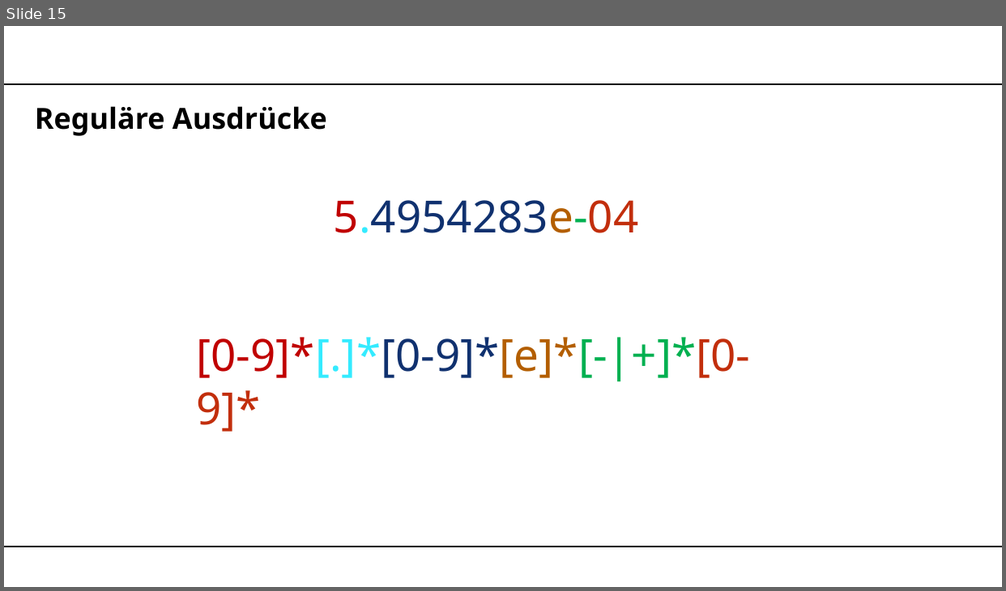
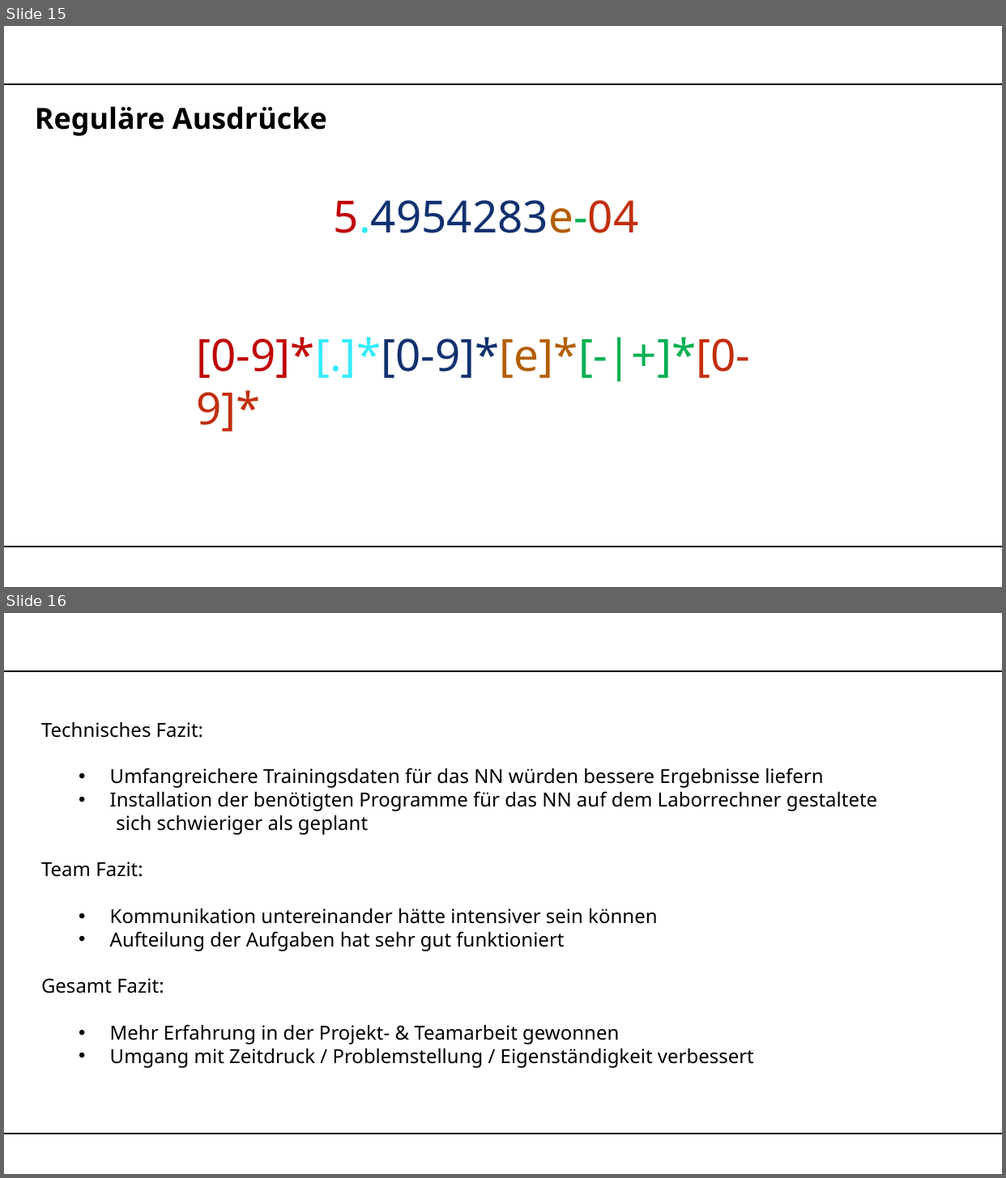
Before and after one commit to Eleanor1702/EmotionRecognition, a slide deck: documents/Präsentation/P2Präsentation.pptx. Shown one above the other, each under a label of ours: slide 15 before the commit, slides 15 and 16 after it. The pictures are 1006x591 and 1006x1178 pixels, drawn with LibreOffice and Linux fonts; fonts in the diff are those of the drawing; background and template pictures are left out. Boxes give left, top, right and bottom in pixels: in the first picture for what was removed or moved away, otherwise in the second. Text is boxed around its words. In the diff, an @@ line names an element or a change of style, - is before the commit and + after.

```diff
--- a/documents/Präsentation/P2Präsentation.pptx
+++ b/documents/Präsentation/P2Präsentation.pptx
@@ slide 16 added at (4,613,1002,1174), background #FFFFFF; not listed: 2 template elements that a slide beside it also shows @@
@@ text added at (41,722,877,1068), 14 pt, text #000000 @@
+Technisches Fazit:
+  • Umfangreichere Trainingsdaten für das NN würden bessere Ergebnisse liefern
+  • Installation der benötigten Programme für das NN auf dem Laborrechner gestaltete
+sich schwieriger als geplant
+Team Fazit:
+  • Kommunikation untereinander hätte intensiver sein können
+  • Aufteilung der Aufgaben hat sehr gut funktioniert
+Gesamt Fazit:
+  • Mehr Erfahrung in der Projekt- & Teamarbeit gewonnen
+  • Umgang mit Zeitdruck / Problemstellung / Eigenständigkeit verbessert
```
Also in this commit, not shown: 2 slides changed, 1 slide removed.
